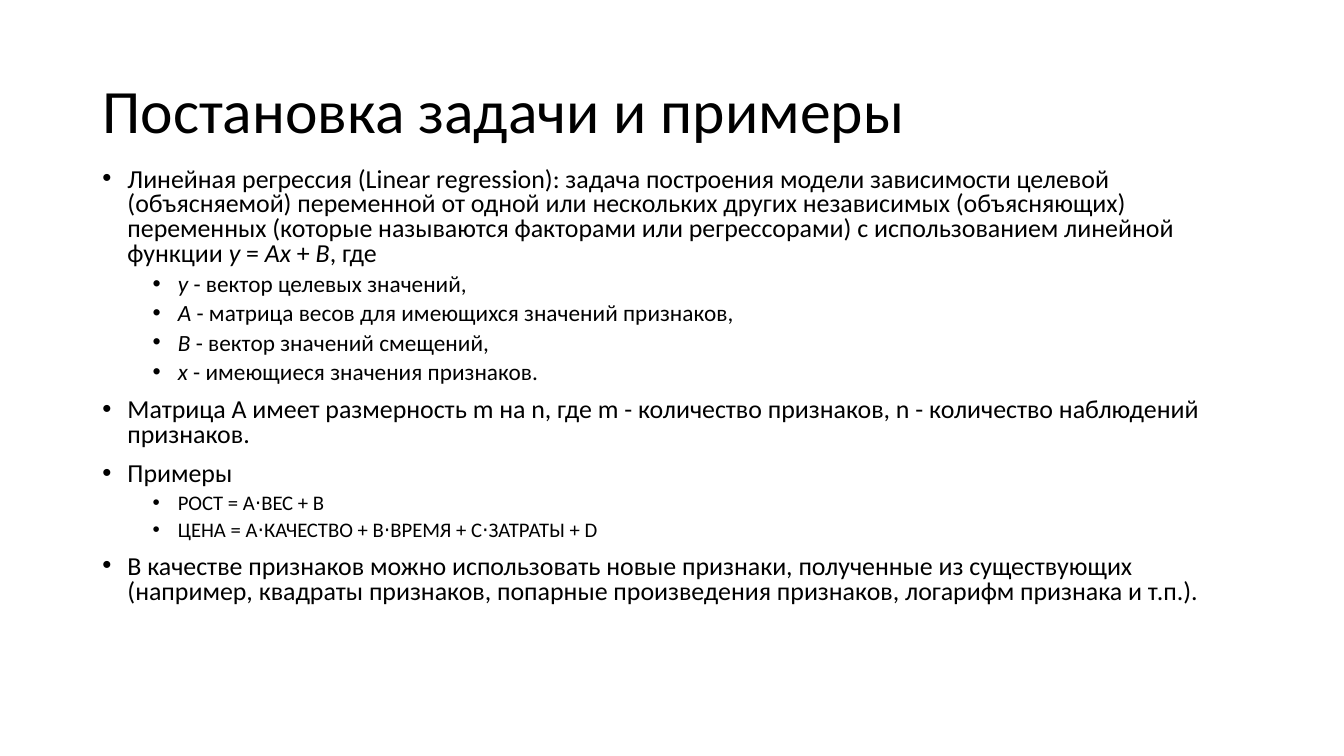
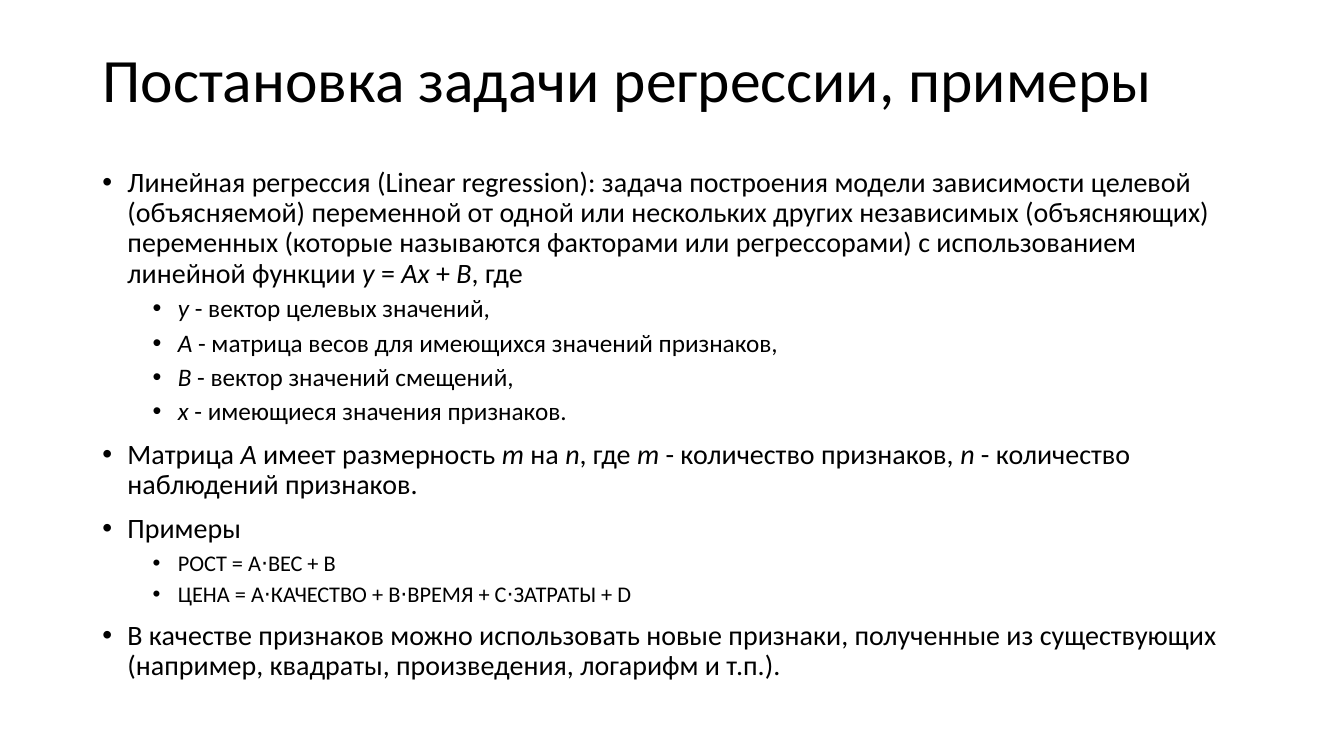
Before and after one commit to CyberLympha/Data-Science-Course, a slide deck: slide 7 of презентации/Задача регрессии.ppt (slide 8 before the commit). Drawn at 1344x756 pixels with LibreOffice and Linux fonts; fonts in the diff are those of the drawing. Boxes give left, top, right and bottom in pixels: in the first picture for what was removed or moved away, otherwise in the second. Text is boxed around its words. In the diff, an @@ line names an element or a change of style, - is before the commit and + after.

Commit message:
Update Задача регрессии.ppt
Изменения в презентации "Задача регрессии": добавлены схемы и примеры кода для отложенной выборки, KFold и практического примера прогнозирования стоимости квартиры.

```diff
--- a/презентации/Задача регрессии.ppt
+++ b/презентации/Задача регрессии.ppt
@@ title at [102, 62, 1151, 112]: text changed @@
-Постановка задачи и примеры
+Постановка задачи регрессии, примеры
@@ text at [127, 171, 1209, 606]: size 18.5 to 20 pt in "Линейная регрессия (Linear regression): задача построения мо ...", "Матрица A имеет размерность m на n, ...", "Примеры"; size 16.6 to 18 pt in "y - вектор целевых значений,", "A - матрица весов для имеющихся значений ...", "B - вектор значений смещений,", "x - имеющиеся значения признаков."; italic on in "A m n, m n"; size 14.8 to 16 pt in "РОСТ = A⋅ВЕС + B", "ЦЕНА = A⋅КАЧЕСТВО + B⋅ВРЕМЯ + C⋅ЗАТРАТЫ ..."; line spacing 0.8 to 0.9 @@
@@ text at [127, 627, 1216, 680]: text changed; size 18.5 to 20 pt @@
-• В качестве признаков можно использовать новые признаки, полученные из существующих (например, квадраты признаков, попарные произведения признаков, логарифм признака и т.п.).
+• В качестве признаков можно использовать новые признаки, полученные из существующих (например, квадраты, произведения, логарифм и т.п.).
```
Also in this commit, not shown: 8 other slides changed, 6 slides added, 6 slides removed.
